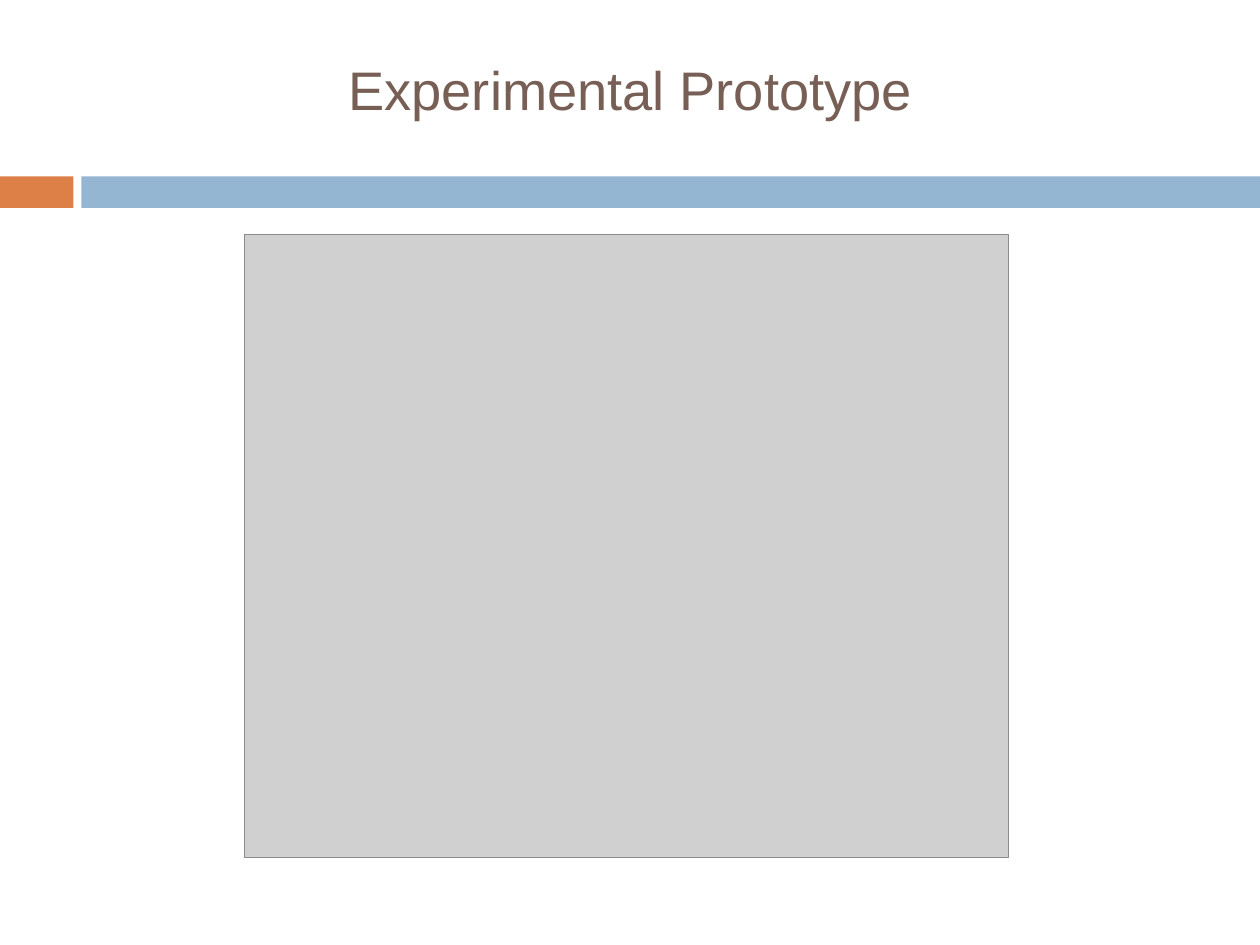
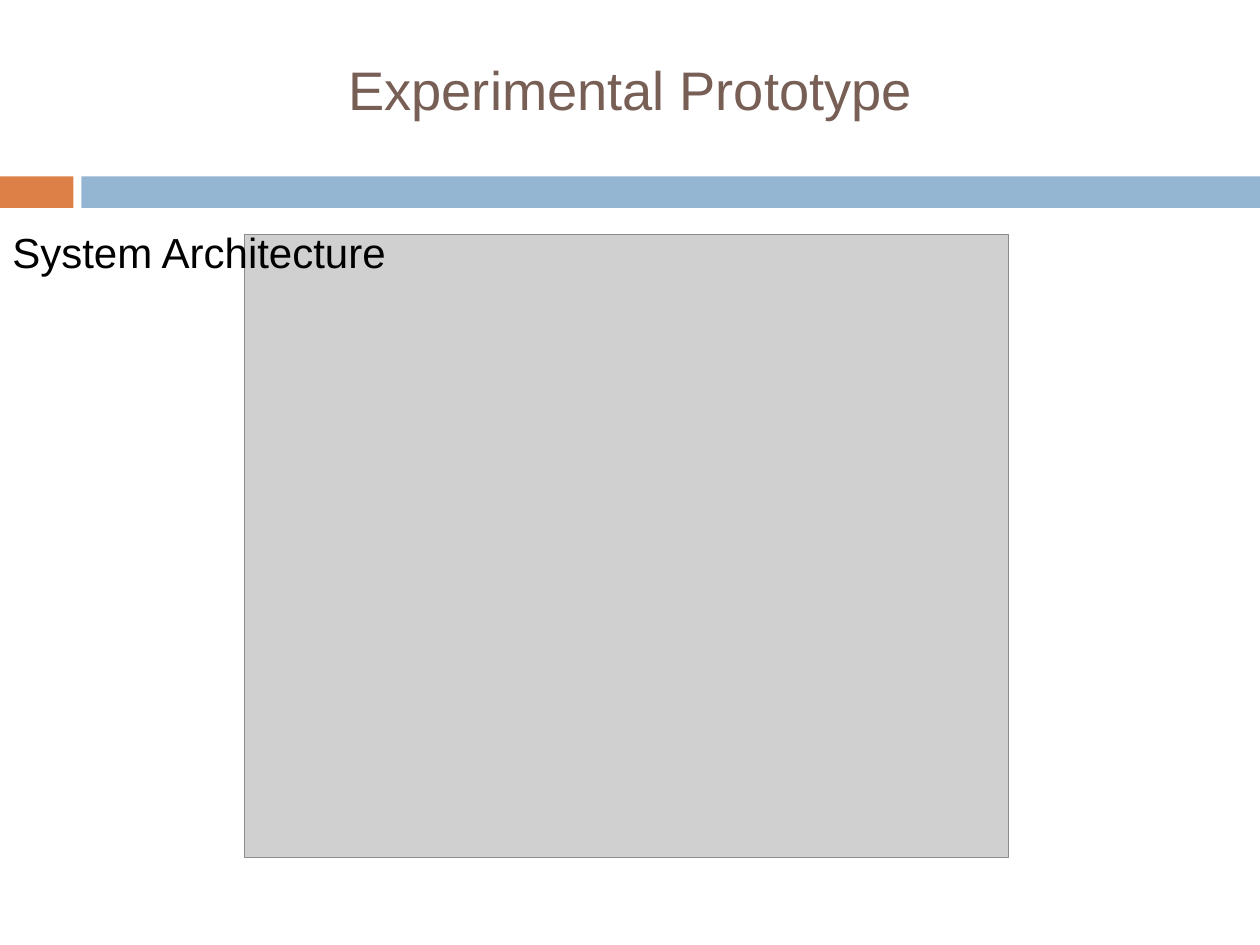
Before and after one commit to tiberiu-b/Diet4EldersDocumentation, a slide deck: slide 25 of Prezentare/TiberiuBoros.pptx (slide 24 before the commit). Drawn at 1260x945 pixels with LibreOffice and Linux fonts; fonts in the diff are those of the drawing; grey boxes stand for pictures; background and template pictures are left out. Boxes give left, top, right and bottom in pixels: in the first picture for what was removed or moved away, otherwise in the second. Text is boxed around its words. In the diff, an @@ line names an element or a change of style, - is before the commit and + after.

```diff
--- a/Prezentare/TiberiuBoros.pptx
+++ b/Prezentare/TiberiuBoros.pptx
@@ text added at bbox=[12, 235, 386, 277], 24 pt, text #000000 @@
+System Architecture
```
Also in this commit, not shown: 12 other slides changed, 14 slides added, 6 slides removed, 1 other file.
